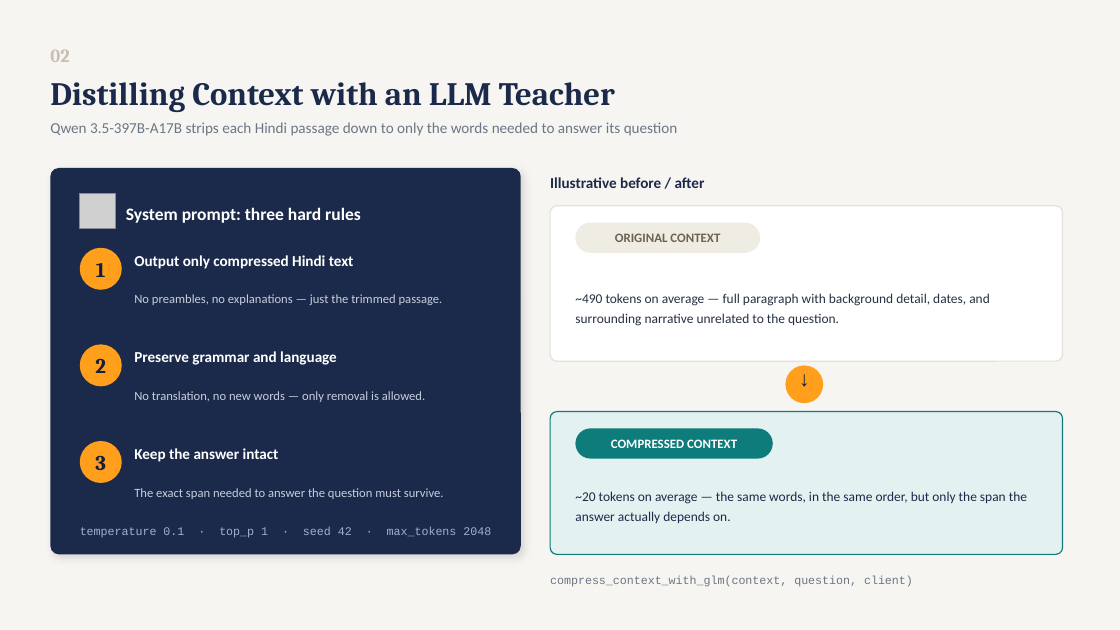
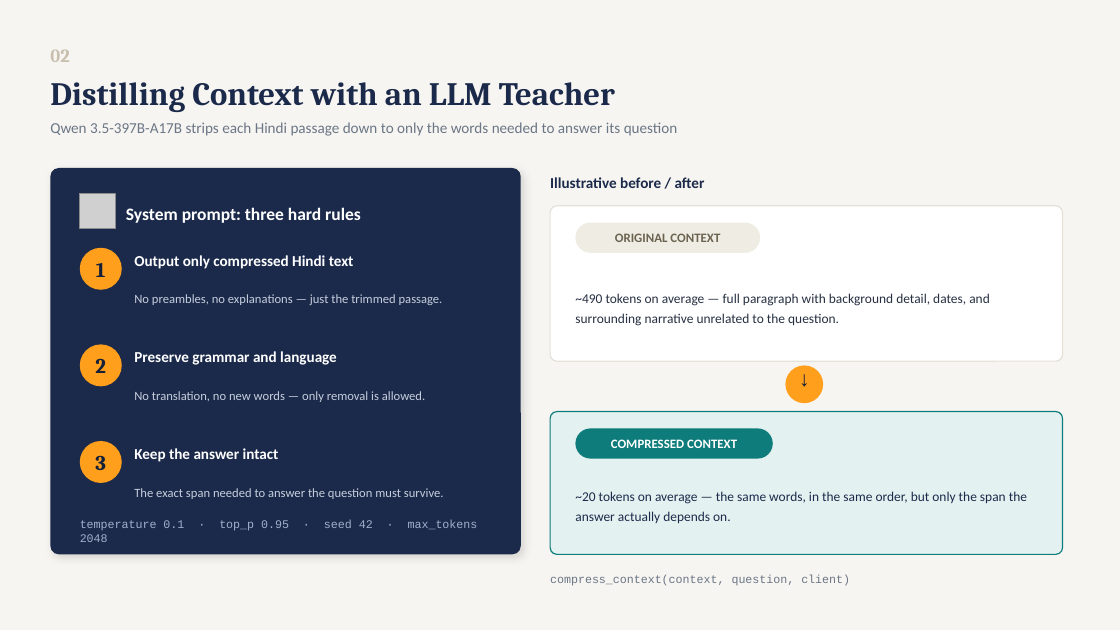
Before and after one commit to blurrydev/Group-9-DS-and-AI-Lab-Project, a slide deck: slide 3 of Milestone Files/Milestone 2/Milestone2 Presentation.pptx. Drawn at 1120x630 pixels with LibreOffice and Linux fonts; fonts in the diff are those of the drawing; grey boxes stand for pictures. Boxes give left, top, right and bottom in pixels: in the first picture for what was removed or moved away, otherwise in the second. Text is boxed around its words. In the diff, an @@ line names an element or a change of style, - is before the commit and + after.

```diff
--- a/Milestone Files/Milestone 2/Milestone2 Presentation.pptx
+++ b/Milestone Files/Milestone 2/Milestone2 Presentation.pptx
@@ text at (x1=80, y1=520, x2=478, y2=531): text changed @@
-temperature 0.1 · top_p 1 · seed 42 · max_tokens 2048
+temperature 0.1 · top_p 0.95 · seed 42 · max_tokens 2048
@@ text at (x1=550, y1=575, x2=850, y2=586): text changed @@
-compress_context_with_glm(context, question, client)
+compress_context(context, question, client)
```
Also in this commit, not shown: 2 other slides changed.
